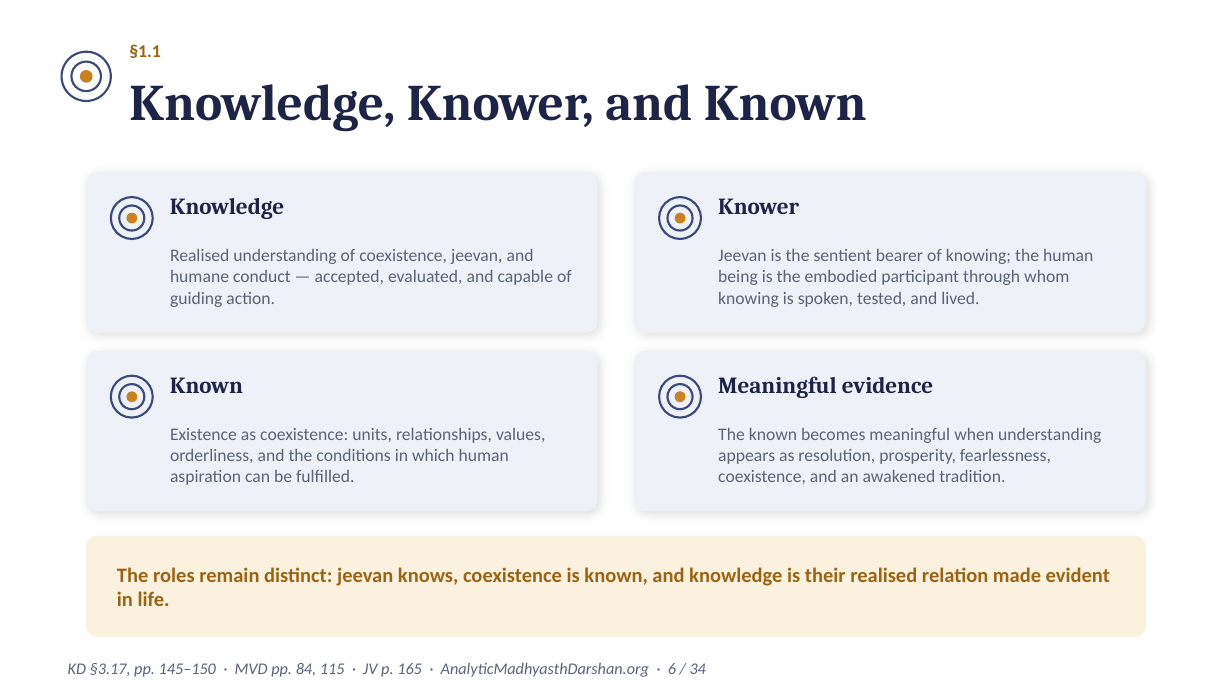
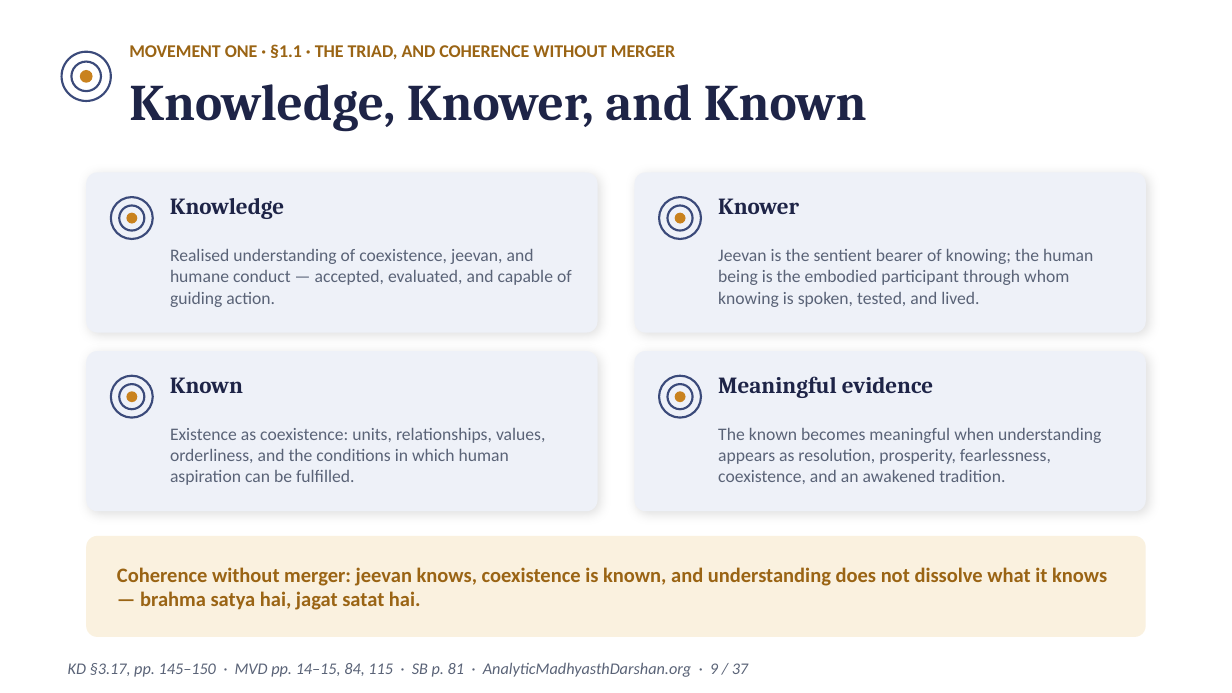
Before and after one commit to raghavamohan/AnalyticMadhyasthDarshan, a slide deck: slide 9 of Studies/The-Epistemology-of-Coexistence/The-Epistemology-of-Coexistence-Madhyasth-Darshan.pptx (slide 6 before the commit). Drawn at 1232x693 pixels with LibreOffice and Linux fonts; fonts in the diff are those of the drawing. Boxes give left, top, right and bottom in pixels: in the first picture for what was removed or moved away, otherwise in the second. Text is boxed around its words. In the diff, an @@ line names an element or a change of style, - is before the commit and + after.

```diff
--- a/Studies/The-Epistemology-of-Coexistence/The-Epistemology-of-Coexistence-Madhyasth-Darshan.pptx
+++ b/Studies/The-Epistemology-of-Coexistence/The-Epistemology-of-Coexistence-Madhyasth-Darshan.pptx
@@ text at bbox=[129, 44, 675, 60]: text changed @@
-§1.1
+MOVEMENT ONE · §1.1 · THE TRIAD, AND COHERENCE WITHOUT MERGER
@@ text at bbox=[117, 567, 1107, 610]: text changed @@
-The roles remain distinct: jeevan knows, coexistence is known, and knowledge is their realised relation made evident in life.
+Coherence without merger: jeevan knows, coexistence is known, and understanding does not dissolve what it knows — brahma satya hai, jagat satat hai.
@@ text at bbox=[68, 662, 748, 677]: text changed @@
-KD §3.17, pp. 145–150 · MVD pp. 84, 115 · JV p. 165 · AnalyticMadhyasthDarshan.org · 6 / 34
+KD §3.17, pp. 145–150 · MVD pp. 14–15, 84, 115 · SB p. 81 · AnalyticMadhyasthDarshan.org · 9 / 37
```
Also in this commit, not shown: 31 other slides changed, 5 slides added, 2 slides removed.
